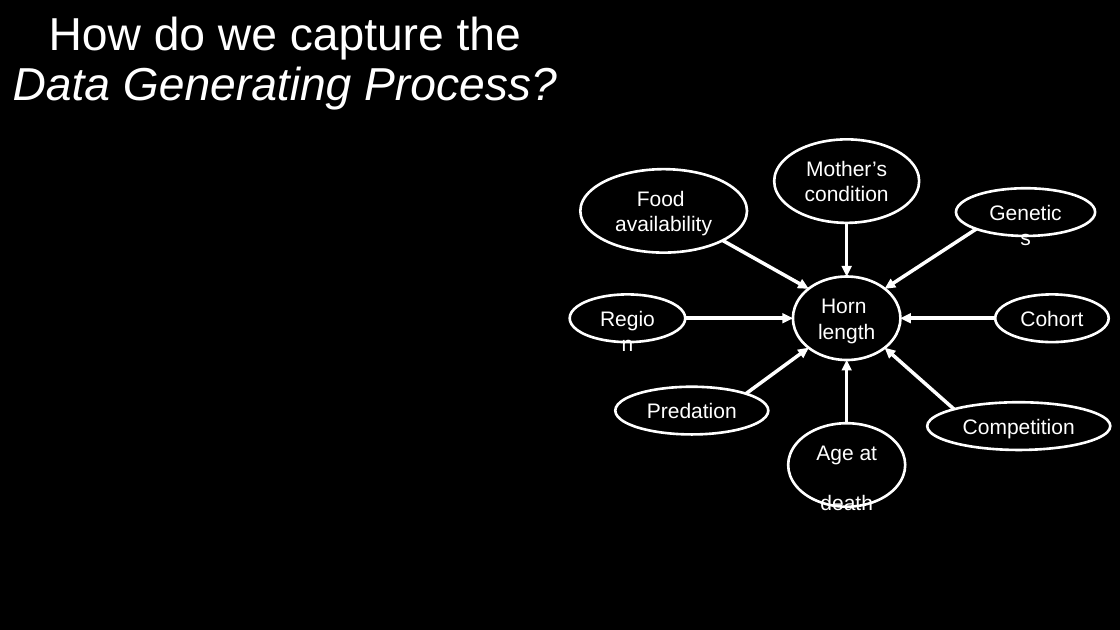
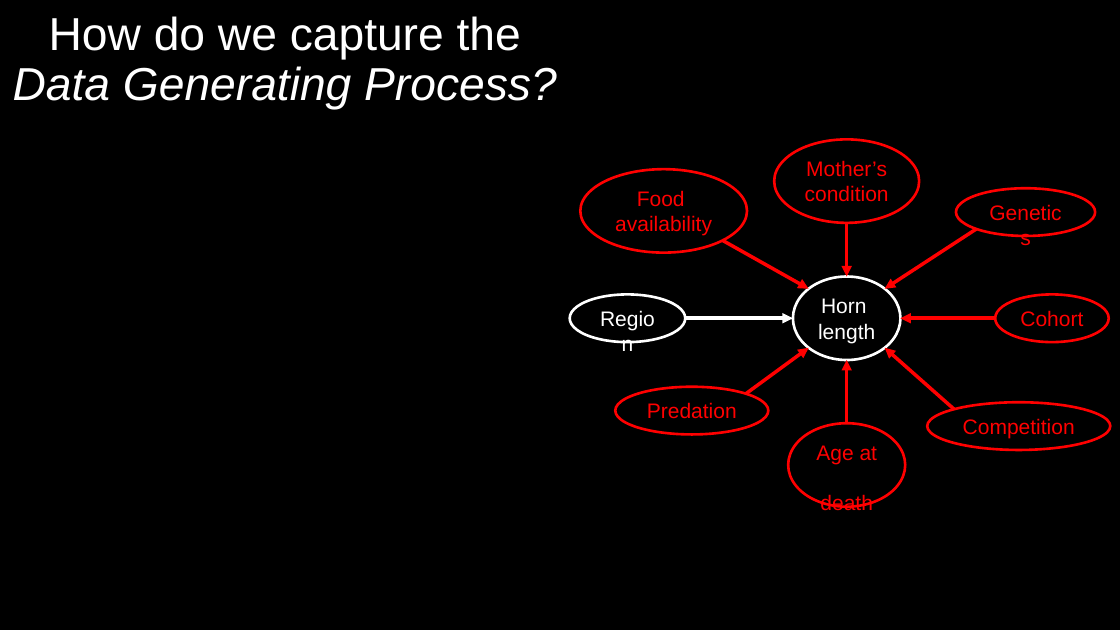
Before and after one commit to DeonRoos/stats-for-biologists, a slide deck: slide 5 of Lecture 9 - Multivariate LM/Slides/Lecutre 7.1 Multiple LM theory.pptx. Drawn at 1120x630 pixels with LibreOffice and Linux fonts; fonts in the diff are those of the drawing; grey boxes stand for pictures. Boxes give left, top, right and bottom in pixels: in the first picture for what was removed or moved away, otherwise in the second. Text is boxed around its words. In the diff, an @@ line names an element or a change of style, - is before the commit and + after.

```diff
--- a/Lecture 9 - Multivariate LM/Slides/Lecutre 7.1 Multiple LM theory.pptx
+++ b/Lecture 9 - Multivariate LM/Slides/Lecutre 7.1 Multiple LM theory.pptx
@@ arrow (847, 223) - (847, 276): stroke #FFFFFF 3 pt to #FF0000 3 pt @@
@@ arrow (976, 229) - (885, 289): stroke #FFFFFF 3 pt to #FF0000 3 pt @@
@@ arrow (723, 240) - (809, 289): stroke #FFFFFF 3 pt to #FF0000 3 pt @@
@@ arrow (996, 318) - (901, 318): stroke #FFFFFF 3 pt to #FF0000 3 pt @@
@@ arrow (746, 394) - (809, 348): stroke #FFFFFF 3 pt to #FF0000 3 pt @@
@@ arrow (954, 409) - (885, 348): stroke #FFFFFF 3 pt to #FF0000 3 pt @@
@@ arrow (847, 423) - (847, 360): stroke #FFFFFF 3 pt to #FF0000 3 pt @@
@@ text colour #FFFFFF to #FF0000; outline #FFFFFF 2.25 pt to #FF0000 2.25 pt in 7 elements at <box>996,294,1109,342</box>, <box>956,188,1096,236</box>, <box>775,139,920,223</box>, <box>581,169,747,252</box>, <box>616,386,769,434</box>, <box>788,423,905,507</box>, <box>928,402,1111,450</box> @@
```
Also in this commit, not shown: 6 other slides changed, 11 slides added, 2 slides removed, 9 other files.
